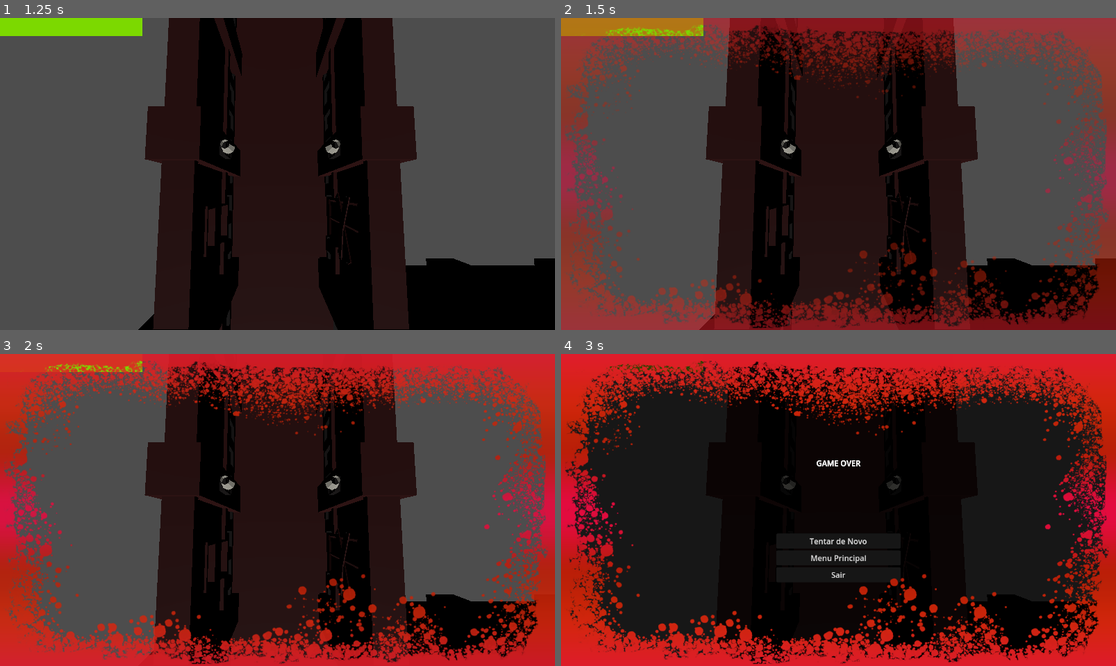
Above: before the commit, frames 1-4 (two rows, left to right).
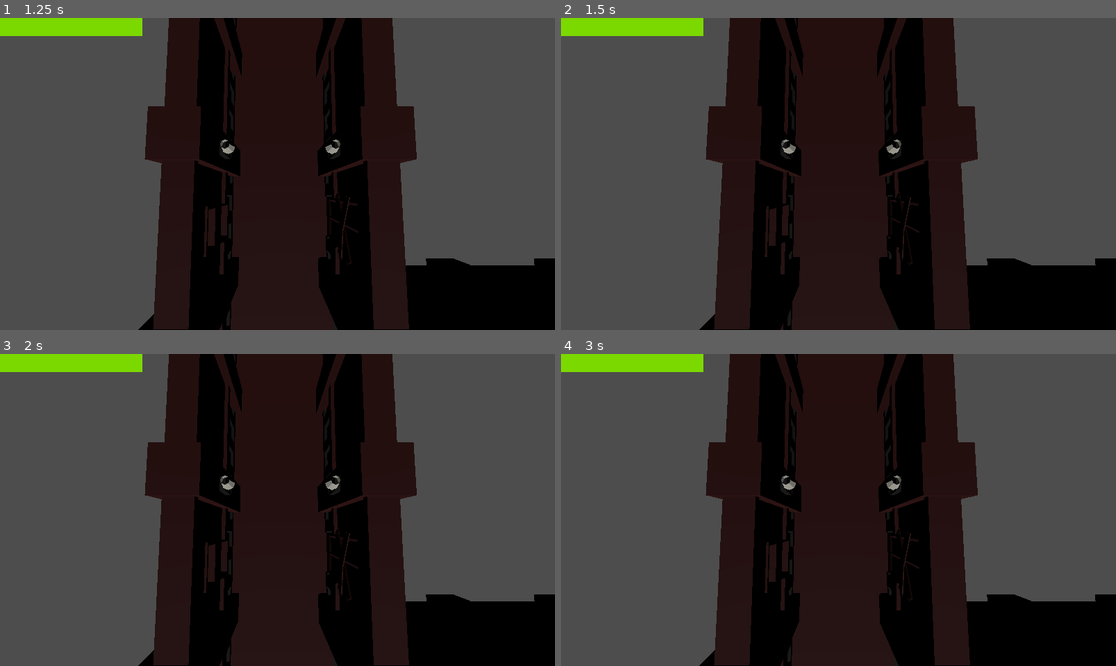
Above: after the commit, the same moments.

Repository: FellowshipOfTheGame/Hotel-Ponte-Negra
Game: Godot game, scene res://scenes/menus/menuPrincipal.tscn
Two runs of this game, one before a commit and one after it. Both use one fixed random seed, a clock stepped at 60 frames per second and the inputs below.
Inputs (mouse positions are in pixels of both pictures, inside the frame that each line leads up to):
- Up to frame 1 (1.25 s): click "Jogar" at 0.5 s
- Up to frame 2 (1.5 s): tap Enter at 1.25 s; move the mouse to (960, 158) at 1.27 s; hold D (movimento_direita) from 1.28 s (still down); tap Space at 1.35 s; click (960, 158) at 1.42 s
- Up to frame 3 (2 s): keep holding D (movimento_direita); tap Space at 1.52, 1.82 s
- Up to frame 4 (3 s): move the mouse to (727, 525) at 2.02 s; release D (movimento_direita) at 2.03 s; hold S (movimento_tras) 2.03-2.78 s; tap Shift (correr) at 2.1 s; tap Space at 2.27, 2.3, 2.57 s; move the mouse to (894, 441) at 2.77 s; hold D (movimento_direita) from 2.78 s (still down); hold E (interacao) from 2.78 s (still down)

Frame 1 is identical in both runs. In frame 2, 29% of the frame differs, in the area x 0-100%, y 0-100%; in frame 3, 33%; in frame 4, 84%.
Error in both runs: Attempt to call function 'get_forca_max' in base 'null instance' on a null instance. (res://scripts/base.gd:10)

Commit message:
Minor Fixes

Diff:
--- a/scenes/characters/player/player.tscn
+++ b/scenes/characters/player/player.tscn
@@ -16,7 +16,7 @@
 
 [sub_resource type="CylinderShape3D" id="CylinderShape3D_6avc5"]
 height = 10.0
-radius = 5.0
+radius = 10.0
 
 [sub_resource type="BoxShape3D" id="BoxShape3D_lx6e5"]
 
--- a/scripts/player/concreteStates/PlayerState.gd
+++ b/scripts/player/concreteStates/PlayerState.gd
@@ -41,3 +41,6 @@
 
 func dec_coldDown(dec : float):
 	cold_down_run = max(cold_down_run - dec, 0)
+
+func die():
+	Transitioned.emit(self, "playerDead")
--- a/scripts/player/concreteStates/playerDead.gd
+++ b/scripts/player/concreteStates/playerDead.gd
@@ -1,5 +1,19 @@
 extends PlayerState
+
+# Melhor fazer Game Manager:
+const GameOverMenu = preload("res://scenes/menus/menuGameOver.tscn")
+const BloodOverlay = preload("res://scenes/ui/blood_overlay.tscn")
 
 func Enter():
 	init()
 	player.velocity = Vector3.ZERO
+	var blood = BloodOverlay.instantiate()
+	get_tree().current_scene.add_child(blood)
+	#dead State!
+	$AnimationPlayer.play("die")
+	GameState.has_key = false
+	await $AnimationPlayer.animation_finished
+	#Melhor colocar em Game Manager:
+	var menu = GameOverMenu.instantiate()
+	get_tree().current_scene.add_child(menu)
+	get_tree().paused = true
--- a/scripts/player/player.gd
+++ b/scripts/player/player.gd
@@ -5,10 +5,6 @@
 
 var gravity = ProjectSettings.get_setting("physics/3d/default_gravity")
 var stamina_bar_max : float
-
-# Melhor fazer Game Manager:
-const GameOverMenu = preload("res://scenes/menus/menuGameOver.tscn")
-const BloodOverlay = preload("res://scenes/ui/blood_overlay.tscn")
 
 signal player_stamina_changed(stamina_current : float, status_tired : bool) #mesmo objetivo de stamina_changed, porém reencaminha para a árvore da cena
 @warning_ignore("unused_signal")
@@ -31,9 +27,6 @@
 func _unhandled_input(event: InputEvent) -> void:
 	if event.is_action_pressed("interacao"):
 		check_for_interaction()
-	if event is InputEventKey:
-		if event.pressed and event.keycode == KEY_SPACE:
-			die()
 
 func get_stamina_max():
 	return stamina_bar_max
@@ -73,20 +66,6 @@
 	EventBus.noise.emit(global_position, 10.0)
 	#print("Emitiu som")
 
-func die():
-	print("Morreu!")
-	velocity = Vector3.ZERO
-	var blood = BloodOverlay.instantiate()
-	get_tree().current_scene.add_child(blood)
-	#dead State!
-	$AnimationPlayer.play("die")
-	GameState.has_key = false
-	await $AnimationPlayer.animation_finished
-	#Melhor colocar em Game Manager:
-	var menu = GameOverMenu.instantiate()
-	get_tree().current_scene.add_child(menu)
-	get_tree().paused = true
-
 #func _input(event):
 	#if awaiting_rebind != "" and event is InputEventKey and event.pressed and not event.echo:
 		#set_new_key(awaiting_rebind, event.physical_keycode)
Not shown: 1 places in scenes/characters/player/player.tscn that only renumber resources
Not shown, changed: scenes/puzzle_porta_teste.tscn
